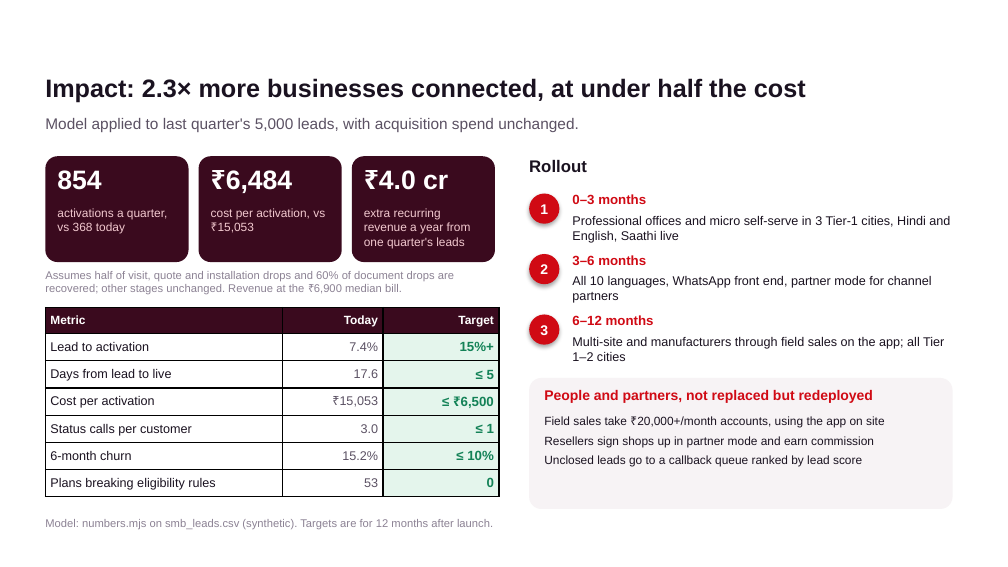
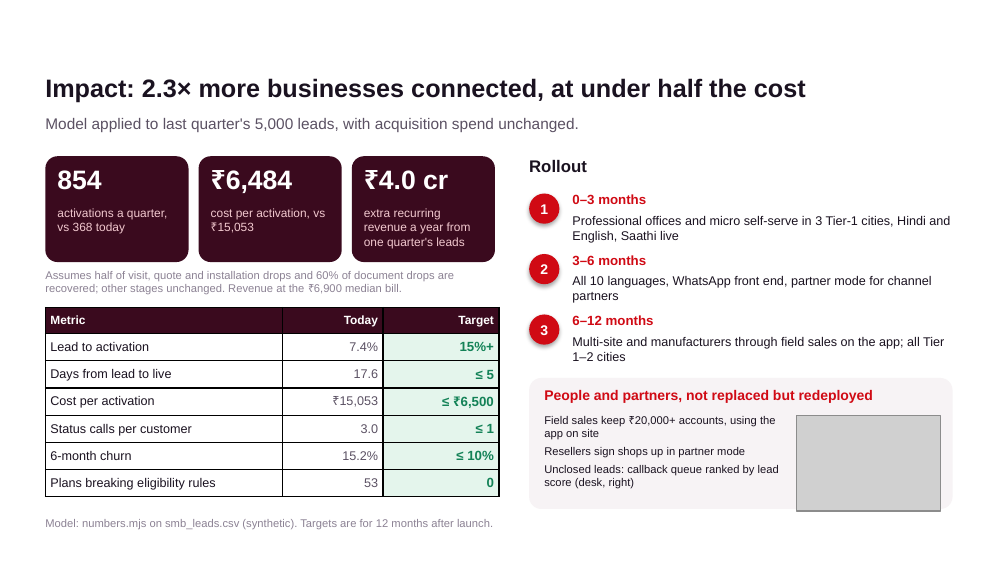
Before and after one commit to kaustubh3103/udyam-digital, a slide deck: slide 7 of docs/Team_JIO_Udyam_Digital.pptx. Drawn at 1008x567 pixels with LibreOffice and Linux fonts; fonts in the diff are those of the drawing; grey boxes stand for pictures; background and template pictures are left out. Boxes give left, top, right and bottom in pixels: in the first picture for what was removed or moved away, otherwise in the second. Text is boxed around its words. In the diff, an @@ line names an element or a change of style, - is before the commit and + after.

```diff
--- a/docs/Team_JIO_Udyam_Digital.pptx
+++ b/docs/Team_JIO_Udyam_Digital.pptx
@@ text at box(544, 416, 779, 488): text changed; size 8.5 to 8 pt @@
-Field sales take ₹20,000+/month accounts, using the app on site
-Resellers sign shops up in partner mode and earn commission
-Unclosed leads go to a callback queue ranked by lead score
+Field sales keep ₹20,000+ accounts, using the app on site
+Resellers sign shops up in partner mode
+Unclosed leads: callback queue ranked by lead score (desk, right)
@@ picture added at box(796, 415, 940, 511) @@
```
Also in this commit, not shown: 2 other slides changed, 1 slide added, 1 slide removed.
